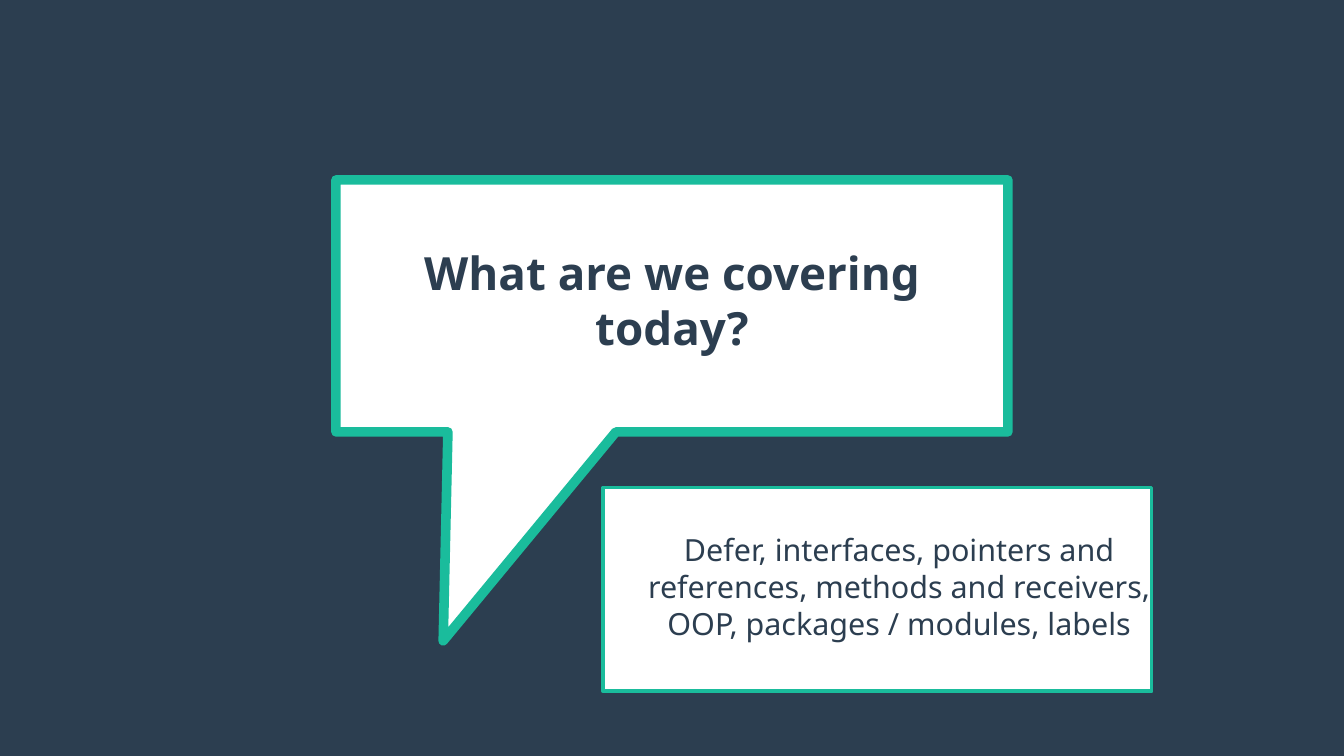
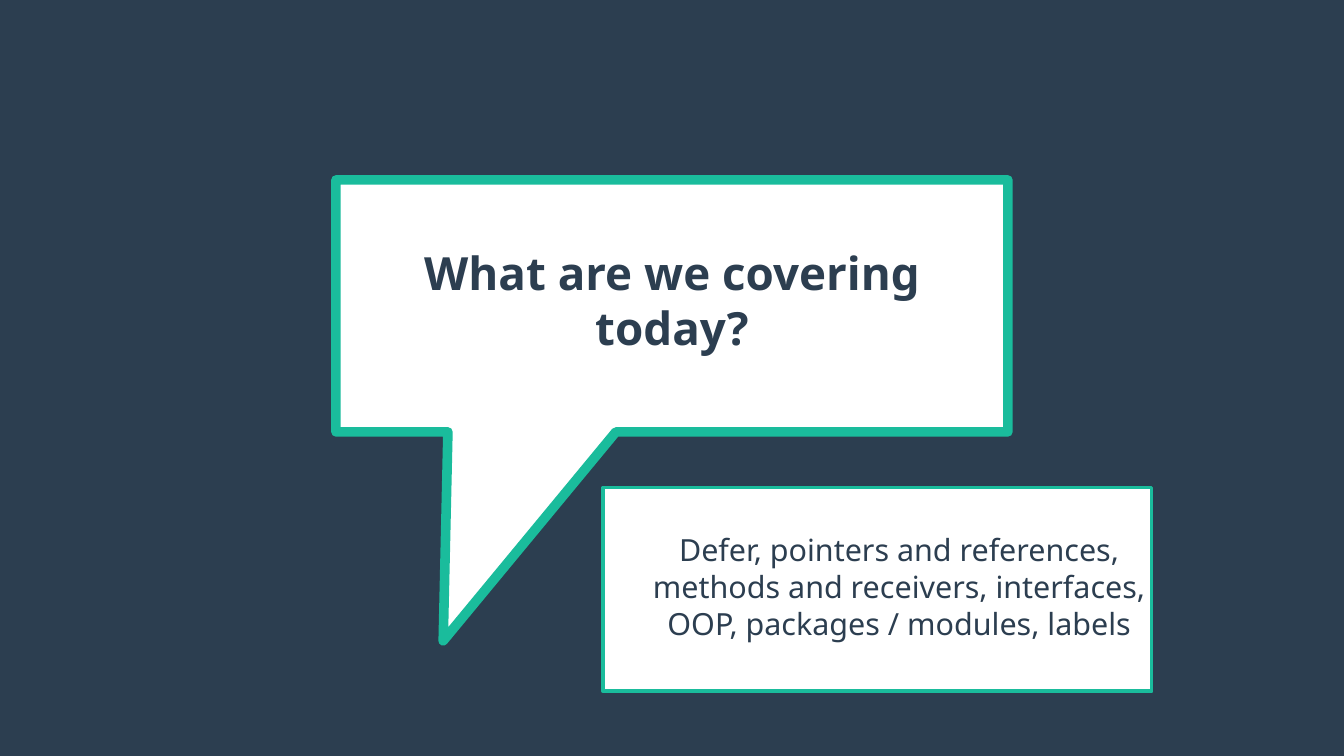
Before and after one commit to calvincramer/golang-training-2-completed, a slide deck: slide 2 of presentation-2.odp. Drawn at 1344x756 pixels with LibreOffice and Linux fonts; fonts in the diff are those of the drawing. Boxes give left, top, right and bottom in pixels: in the first picture for what was removed or moved away, otherwise in the second. Text is boxed around its words. In the diff, an @@ line names an element or a change of style, - is before the commit and + after.

```diff
--- a/presentation-2.odp
+++ b/presentation-2.odp
@@ text at (x1=653, y1=537, x2=1146, y2=643): text changed @@
-Defer, interfaces, pointers and references, methods and receivers, OOP, packages / modules, labels
+Defer, pointers and references, methods and receivers, interfaces, OOP, packages / modules, labels
```
Also in this commit, not shown: 17 other slides changed, 5 slides added, 1 slide removed, 1 other file.
